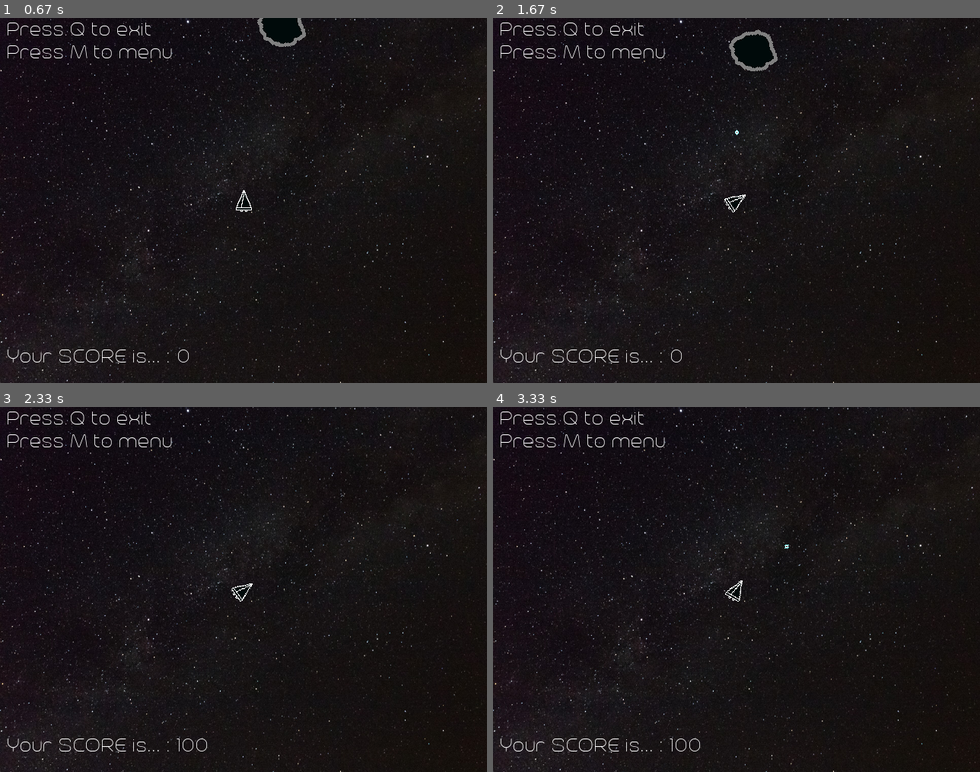
Above: before the commit, frames 1-4 (two rows, left to right).
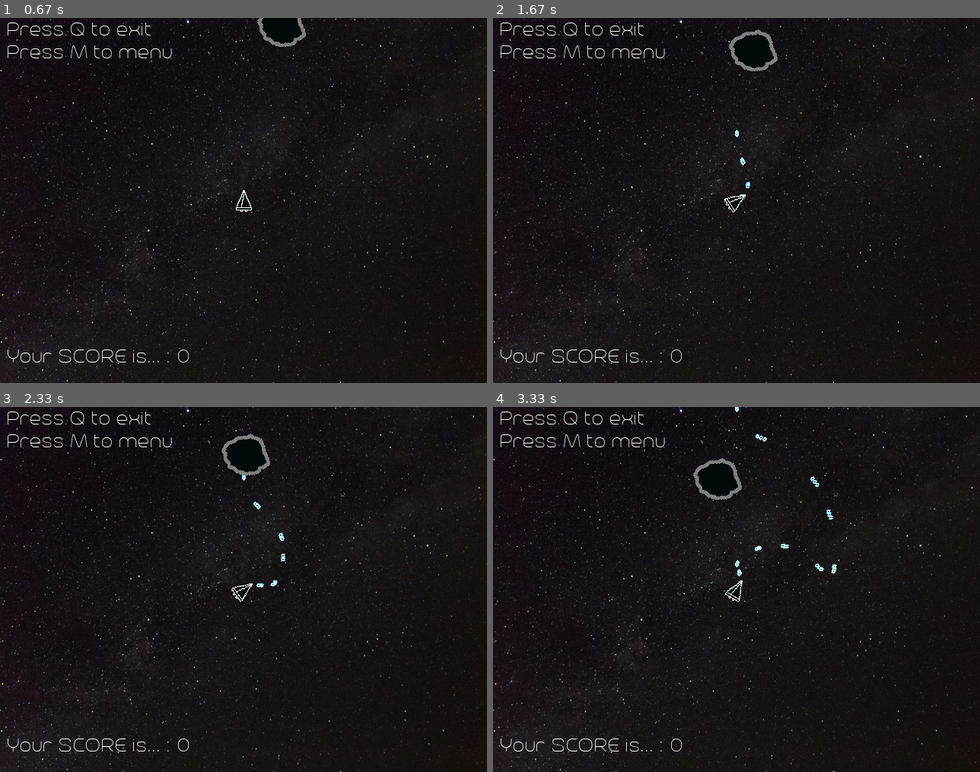
Above: after the commit, the same moments.

Repository: pramon18/Asteroids
Game: pygame game, started from Asteroids_Pygame.py
The game is run twice, just before and just after one commit, with the same random seed, the same clock (stepped at 60 frames per second) and the same inputs.
Inputs:
- Up to frame 1 (0.67 s): tap P at 0.33 s
- Up to frame 2 (1.67 s): tap Space at 0.67, 1.07, 1.37, 1.57 s; hold Right 1-1.47 s; hold Right from 1.5 s (still down)
- Up to frame 3 (2.33 s): tap Space at 1.87, 2.07 s; release Right at 1.97 s; hold Left from 2 s (still down)
- Up to frame 4 (3.33 s): tap Space at 2.37, 2.63, 2.93, 3.07 s; release Left at 2.53 s; hold Left 2.57-2.97 s; hold Right from 3 s (still down)

Frame 1 is identical in both runs. In frame 2, less than 0.1% of the frame differs, in the area x 49-53%, y 31-49%; in frame 3, 0.5%; in frame 4, 0.6%, in the area x 36-71%, y 0-95%.

Commit message:
Ajustado número máximo de tiros

Diff:
--- a/Asteroids_Pygame.py
+++ b/Asteroids_Pygame.py
@@ -210,7 +210,8 @@
 			#shot = pygame.mixer.Sound("sons\shot.ogg")
 
 			if pressed_Keys[pygame.K_SPACE]:
-				if len(b) < 1:
+				# change here to increase the max amount of bullets in the screen
+				if len(b) < 30:
 					b.append(list(create_Bullet("bullet.bmp",(135,254,255), ship_Angle)))
 					#shot.set_volume(0.1)
 					#shot.play()
